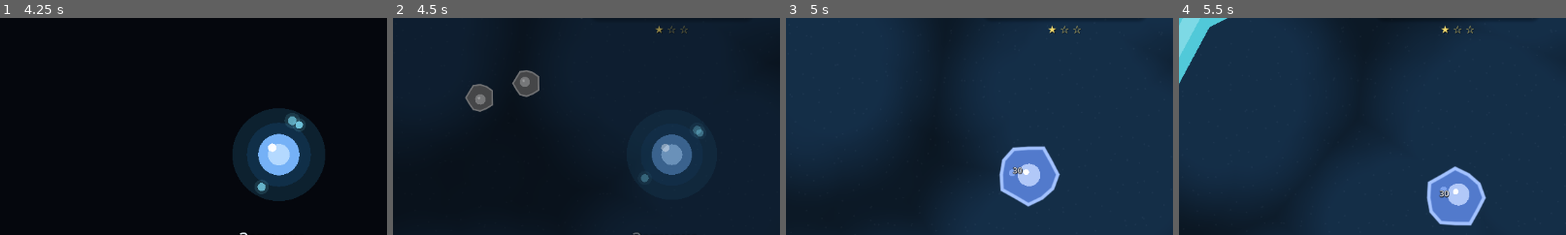
Above: before the commit, frames 1-4 (left to right).
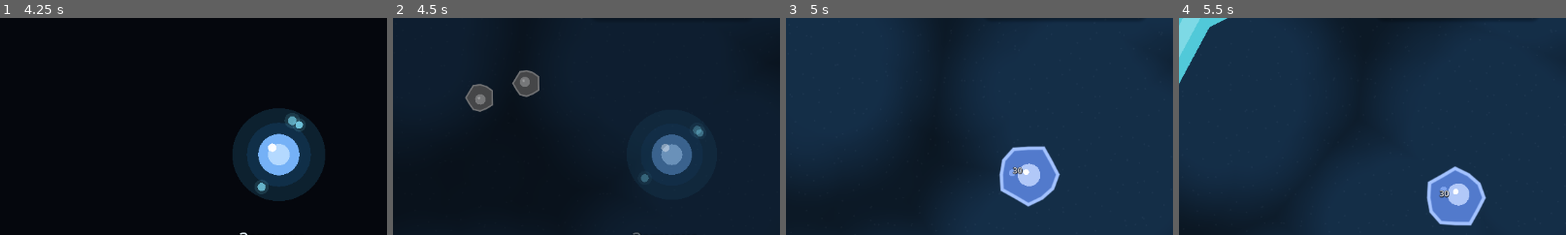
Above: after the commit, the same moments.

Repository: alexey231090/CellColony
Game: Godot game, scene res://scenes/ui/main_menu/main_menu.tscn
Two runs of this game, one before a commit and one after it. Both use one fixed random seed, a clock stepped at 60 frames per second and the inputs below.
Inputs (mouse positions are % of the whole screen's width and height, from its top left):
- Up to frame 1 (4.25 s): click "▶ ИГРАТЬ" at 0.5 s; click "▶ ИГРАТЬ" at 1.25 s; click "⚙ НАСТРОЙКИ" at 2 s; click "✦ ПЕРКИ" at 2.75 s; click "1" at 3.5 s
- Up to frame 2 (4.5 s): tap Enter at 4.25, 4.35 s; move the mouse to (72, 45) at 4.27 s; hold Right (ui_right) from 4.28 s (still down); click (72, 45) at 4.42 s
- Up to frame 3 (5 s): keep holding Right (ui_right)
- Up to frame 4 (5.5 s): release Right (ui_right) at 5 s; drag from (5, 51) to (45, 70) at 5.02 s
The pictures show only the part of the screen within x 14-64%, y 8-58%; the shares and areas given below are measured in that part.

Frame 1 is identical in both runs. In frame 2, less than 0.1% of the frame differs, in the area x 67-77%, y 3-8%; in frame 3, 0.1%; in frame 4, 0.1%.

Commit message:
Refine tutorial HUD and easy AI perk rules

Diff:
--- a/scenes/levels/organic_level.gd
+++ b/scenes/levels/organic_level.gd
@@ -694,7 +694,9 @@
 				"shield_min_max_energy": 20.0,
 				"shield_player_outnumber_ratio": 1.8,
 				"virus_min_enemy_count": 3,
+				"allow_virus_perk": false,
 				"rapid_fire_hp_target_threshold": 0.4,
+				"rapid_fire_min_cd": 60.0,
 				"speed_boost_distance_threshold": 1200.0,
 			}
 		"hard":
--- a/scenes/ui/dev_console.gd
+++ b/scenes/ui/dev_console.gd
@@ -108,6 +108,65 @@
 		"value": unlock_all_enabled,
 		"desc": "ON — открыть все уровни. OFF — вернуть только 1 уровень.",
 		"apply": Callable(self, "_apply_unlock_all_levels")
+	})
+	var total_stars := 0
+	var current_level_stars := 0
+	var current_level_num := 1
+	if level_manager != null:
+		total_stars = int(level_manager.get_total_stars())
+		current_level_num = int(level_manager.current_level)
+		current_level_stars = int(level_manager.get_level_best_stars(current_level_num))
+	_settings.append({
+		"id": "total_stars_info",
+		"name": "Всего звезд",
+		"type": "int",
+		"value": total_stars,
+		"min": 0,
+		"max": 999,
+		"desc": "Только для чтения. Общая сумма лучших звезд по уровням.",
+		"apply": Callable(self, "_apply_total_stars_info")
+	})
+	_settings.append({
+		"id": "current_level_stars",
+		"name": "Звезды текущего уровня",
+		"type": "int",
+		"value": current_level_stars,
+		"min": 0,
+		"max": 3,
+		"desc": "Enter — ввод. Меняет лучшие звезды для текущего уровня прямо из Dev Panel.",
+		"apply": Callable(self, "_apply_current_level_stars")
+	})
+	_settings.append({
+		"id": "clear_all_stars",
+		"name": "Сбросить все звезды",
+		"type": "bool",
+		"value": false,
+		"desc": "Временный триггер. ON — очистить весь runtime-звездный прогресс.",
+		"apply": Callable(self, "_apply_clear_all_stars")
+	})
+	_settings.append({
+		"id": "fill_easy_stars",
+		"name": "Открытые уровни: easy",
+		"type": "bool",
+		"value": false,
+		"desc": "Временный триггер. Выставляет 1 звезду всем открытым уровням, кроме tutorial-уровня 1 (он остается на 3).",
+		"apply": Callable(self, "_apply_fill_easy_stars")
+	})
+	_settings.append({
+		"id": "fill_medium_stars",
+		"name": "Открытые уровни: medium",
+		"type": "bool",
+		"value": false,
+		"desc": "Временный триггер. Выставляет 2 звезды всем открытым уровням, кроме tutorial-уровня 1 (он остается на 3).",
+		"apply": Callable(self, "_apply_fill_medium_stars")
+	})
+	_settings.append({
+		"id": "fill_hard_stars",
+		"name": "Открытые уровни: hard",
+		"type": "bool",
+		"value": false,
+		"desc": "Временный триггер. Выставляет 3 звезды всем открытым уровням.",
+		"apply": Callable(self, "_apply_fill_hard_stars")
 	})
 	_settings.append({
 		"id": "time_scale",
@@ -437,3 +496,66 @@
 	var root := get_tree().current_scene
 	if root != null and root.has_method("refresh_unlocked_levels"):
 		root.refresh_unlocked_levels()
+	_refresh_star_settings_from_manager()
+
+func _apply_total_stars_info(_value: int) -> void:
+	_refresh_star_settings_from_manager()
+
+func _apply_current_level_stars(value: int) -> void:
+	var level_manager := get_node_or_null("/root/LevelManager")
+	if level_manager == null:
+		return
+	level_manager.set_level_stars_for_debug(int(level_manager.current_level), value)
+	_refresh_progress_views()
+
+func _apply_clear_all_stars(enabled: bool) -> void:
+	if not enabled:
+		return
+	var level_manager := get_node_or_null("/root/LevelManager")
+	if level_manager == null:
+		return
+	level_manager.clear_all_stars()
+	_refresh_progress_views()
+	_set_setting_value_by_id("clear_all_stars", false)
+
+func _apply_fill_easy_stars(enabled: bool) -> void:
+	_apply_fill_stars_trigger(enabled, 1, "fill_easy_stars")
+
+func _apply_fill_medium_stars(enabled: bool) -> void:
+	_apply_fill_stars_trigger(enabled, 2, "fill_medium_stars")
+
+func _apply_fill_hard_stars(enabled: bool) -> void:
+	_apply_fill_stars_trigger(enabled, 3, "fill_hard_stars")
+
+func _apply_fill_stars_trigger(enabled: bool, stars: int, setting_id: String) -> void:
+	if not enabled:
+		return
+	var level_manager := get_node_or_null("/root/LevelManager")
+	if level_manager == null:
+		return
+	level_manager.fill_unlocked_levels_with_stars(stars)
+	_refresh_progress_views()
+	_set_setting_value_by_id(setting_id, false)
+
+func _refresh_progress_views() -> void:
+	var root := get_tree().current_scene
+	if root != null and root.has_method("refresh_unlocked_levels"):
+		root.refresh_unlocked_levels()
+	_refresh_star_settings_from_manager()
+
+func _refresh_star_settings_from_manager() -> void:
+	var level_manager := get_node_or_null("/root/LevelManager")
+	if level_manager == null:
+		return
+	_set_setting_value_by_id("total_stars_info", int(level_manager.get_total_stars()), false)
+	_set_setting_value_by_id("current_level_stars", int(level_manager.get_level_best_stars(int(level_manager.current_level))), false)
+
+func _set_setting_value_by_id(setting_id: String, value: Variant, refresh_ui: bool = true) -> void:
+	for i in range(_settings.size()):
+		if String(_settings[i].get("id", "")) != setting_id:
+			continue
+		_settings[i]["value"] = value
+		if refresh_ui:
+			_refresh_options()
+			_refresh_help()
+		return
--- a/scenes/ui/main_menu/main_menu.gd
+++ b/scenes/ui/main_menu/main_menu.gd
@@ -42,18 +42,14 @@
 
 		if perk_id == "virus":
 			var center := size * 0.5
-			var s := minf(size.x, size.y) * 0.28
-			draw_circle(center + Vector2(0, -s * 0.2), s * 0.7, icon_color)
-			var jaw := PackedVector2Array([
-				center + Vector2(-s * 0.4, s * 0.2), center + Vector2(s * 0.4, s * 0.2),
-				center + Vector2(s * 0.3, s * 0.8), center + Vector2(-s * 0.3, s * 0.8)
-			])
-			draw_colored_polygon(jaw, icon_color)
-			var bg := Color(0, 0, 0, 0.35)
-			draw_circle(center + Vector2(-s * 0.3, -s * 0.2), s * 0.15, bg)
-			draw_circle(center + Vector2(s * 0.3, -s * 0.2), s * 0.15, bg)
-			draw_line(center + Vector2(-s * 0.1, s * 0.4), center + Vector2(-s * 0.1, s * 0.7), bg, 2.0)
-			draw_line(center + Vector2(s * 0.1, s * 0.4), center + Vector2(s * 0.1, s * 0.7), bg, 2.0)
+			var s := minf(size.x, size.y) * 0.32
+			draw_circle(center, s * 0.68, icon_color)
+			for i in range(8):
+				var angle := i * PI / 4.0
+				var p1 := center + Vector2(cos(angle), sin(angle)) * s * 0.5
+				var p2 := center + Vector2(cos(angle), sin(angle)) * s * 1.08
+				draw_line(p1, p2, icon_color, 3.4)
+			return
 
 const PERK_INFO: Array[Dictionary] = [
 	{
@@ -90,7 +86,7 @@
 		"id": "virus",
 		"title": "ВИРУС",
 		"subtitle": "Автоцель",
-		"color": Color(0.9, 0.1, 0.1, 1.0),
+		"color": Color(1.0, 0.22, 0.26, 1.0),
 		"icon": null,
 		"desc": "Запускает вирус в ближайшего врага. Зараженная клетка теряет контроль, слабеет и может передать заражение соседям своей фракции.",
 		"cost": "100",
--- a/scripts/core/AIFactionManager.gd
+++ b/scripts/core/AIFactionManager.gd
@@ -41,8 +41,12 @@
 var shield_min_max_energy: float = 20.0
 ## Минимальное количество врагов для активации вируса
 var virus_min_enemy_count: int = 3
+## Разрешено ли ИИ использовать вирусный перк
+var allow_virus_perk: bool = true
 ## Порог HP цели (доля от max_energy) для скорострельности
 var rapid_fire_hp_target_threshold: float = 0.4
+## Минимальный личный кулдаун скорострельности у ИИ
+var rapid_fire_min_cd: float = 5.0
 ## Порог дистанции до цели для активации ускорения
 var speed_boost_distance_threshold: float = 1200.0
 ## На easy щит включается только если игрока заметно больше рядом/на карте
@@ -82,8 +86,12 @@
 		shield_min_max_energy = float(profile.shield_min_max_energy)
 	if profile.has("virus_min_enemy_count"):
 		virus_min_enemy_count = int(profile.virus_min_enemy_count)
+	if profile.has("allow_virus_perk"):
+		allow_virus_perk = bool(profile.allow_virus_perk)
 	if profile.has("rapid_fire_hp_target_threshold"):
 		rapid_fire_hp_target_threshold = float(profile.rapid_fire_hp_target_threshold)
+	if profile.has("rapid_fire_min_cd"):
+		rapid_fire_min_cd = float(profile.rapid_fire_min_cd)
 	if profile.has("speed_boost_distance_threshold"):
 		speed_boost_distance_threshold = float(profile.speed_boost_distance_threshold)
 	if profile.has("shield_player_outnumber_ratio"):
@@ -375,7 +383,7 @@
 						cell.reflect_timer = 10.0
 
 	# 2. ВИРУС (Приоритет: текущая цель и её соседи)
-	if _ai_virus_cd <= 0 and ai_perk_energy >= sm.VIRUS_ENERGY_COST:
+	if allow_virus_perk and _ai_virus_cd <= 0 and ai_perk_energy >= sm.VIRUS_ENERGY_COST:
 		# Оптимизация: не ищем по всей карте, а бьем в текущую цель если там есть толпа
 		if current_target_node and is_instance_valid(current_target_node) and current_target_node.owner_type != BaseCell.OwnerType.NEUTRAL:
 			var enemy_cluster_size: int = get_tree().get_node_count_in_group(_get_group_for_owner(current_target_node.owner_type))
@@ -403,7 +411,7 @@
 
 				if not already_raging:
 					ai_perk_energy -= sm.RAPID_FIRE_ENERGY_COST
-					_ai_rapid_fire_cd = max(5.0, sm.RAPID_FIRE_COOLDOWN_MAX)
+					_ai_rapid_fire_cd = max(rapid_fire_min_cd, sm.RAPID_FIRE_COOLDOWN_MAX)
 					for c in my_cells:
 						if c is BaseCell and not c.is_infected:
 							c.apply_rapid_fire(sm.RAPID_FIRE_DURATION, sm.RAPID_FIRE_MULTIPLIER)
--- a/scripts/core/LevelManager.gd
+++ b/scripts/core/LevelManager.gd
@@ -2335,6 +2335,31 @@
 		total += int(level_best_stars[level_num])
 	return total
 
+func clear_all_stars() -> void:
+	level_best_stars.clear()
+
+func set_level_stars_for_debug(level_num: int, stars: int) -> void:
+	if level_num < 1 or level_num > get_total_levels():
+		return
+	var clamped_stars := clampi(stars, 0, MAX_STARS_PER_LEVEL)
+	if clamped_stars <= 0:
+		level_best_stars.erase(level_num)
+		return
+	level_best_stars[level_num] = clamped_stars
+
+func fill_unlocked_levels_with_stars(stars: int) -> void:
+	var clamped_stars := clampi(stars, 0, MAX_STARS_PER_LEVEL)
+	for level_num in range(1, unlocked_levels + 1):
+		if level_num > get_total_levels():
+			break
+		var level_data := get_level_data(level_num)
+		if bool(level_data.get("is_tutorial", false)):
+			level_best_stars[level_num] = MAX_STARS_PER_LEVEL
+		elif clamped_stars <= 0:
+			level_best_stars.erase(level_num)
+		else:
+			level_best_stars[level_num] = clamped_stars
+
 func get_required_stars_for_chapter(chapter_index: int) -> int:
 	if chapter_index <= 1:
 		return 0
--- a/scripts/core/PerkEnergyBar.gd
+++ b/scripts/core/PerkEnergyBar.gd
@@ -172,6 +172,9 @@
 	var level_manager := get_node_or_null("/root/LevelManager")
 	if level_manager == null:
 		return ""
+	var level_data: Dictionary = level_manager.get_current_level_data()
+	if bool(level_data.get("is_tutorial", false)):
+		return ""
 
 	var difficulty: String = String(level_manager.get_selected_difficulty())
 	match difficulty:
Not shown, changed: REFERENCE.md
